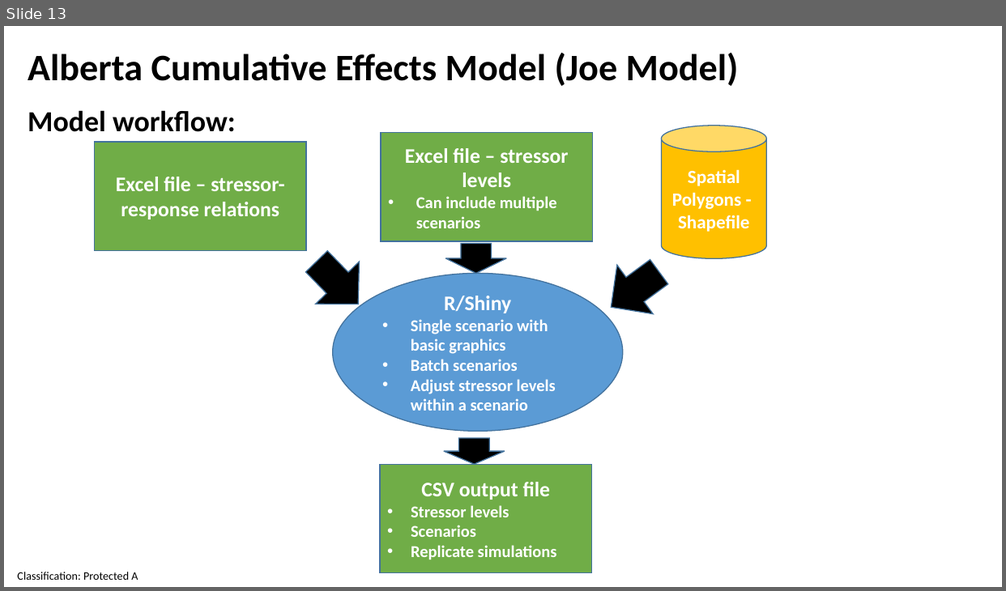
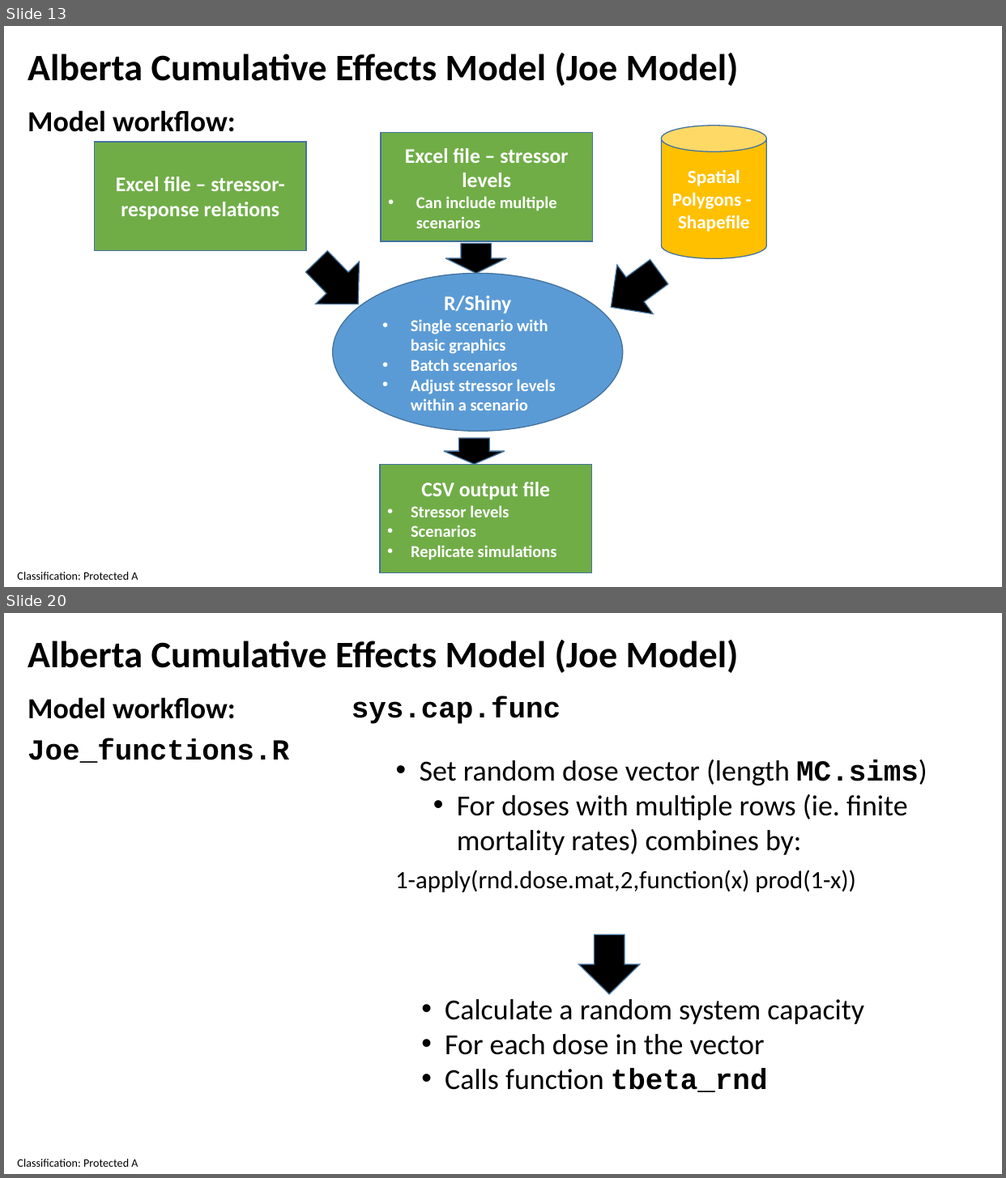
Before and after one commit to andrewpaul68/Shiny_Joe_Models, a slide deck: Joe_Shiny_28April2021.pptx. Shown one above the other, each under a label of ours: slide 13 before the commit, slides 13 and 20 after it; the slides between them are not shown. The pictures are 1006x591 and 1006x1178 pixels, drawn with LibreOffice and Linux fonts; fonts in the diff are those of the drawing. Boxes give left, top, right and bottom in pixels: in the first picture for what was removed or moved away, otherwise in the second. Text is boxed around its words. In the diff, an @@ line names an element or a change of style, - is before the commit and + after.

Commit message:
-pptx updated with more details on the coding work flow. -beta_param function updated with input from Kyle Wilson's analytical solution and checks for inappropriate mean and sd values

```diff
--- a/Joe_Shiny_28April2021.pptx
+++ b/Joe_Shiny_28April2021.pptx
@@ slide 20 added at [4,613,1002,1174], background #FFFFFF; not listed: 1 template element that a slide beside it also shows @@
@@ text added at [27,640,739,673], 36 pt, text #000000, bold @@
+Alberta Cumulative Effects Model (Joe Model)
@@ text added at [27,697,235,719], 28 pt, text #000000, bold @@
+Model workflow:
@@ text added at [351,696,560,724], 28 pt, text #000000, bold @@
+sys.cap.func
@@ text added at [27,739,289,763], 28 pt, text #000000, bold @@
+Joe_functions.R
@@ text added at [420,760,927,855], 28 pt, text #000000 @@
+• Set random dose vector (length MC.sims)
+  • For doses with multiple rows (ie. finite mortality rates) combines by:
@@ text added at [395,870,856,892], 24 pt, text #000000 @@
+1-apply(rnd.dose.mat,2,function(x) prod(1-x))
@@ right arrow added at [579,935,640,995], fill #000000, outline #43739E 1 pt @@
@@ text added at [445,999,864,1093], 28 pt, text #000000 @@
+• Calculate a random system capacity
+• For each dose in the vector
+• Calls function tbeta_rnd
```
Also in this commit, not shown: 10 other slides added, 1 other file.
